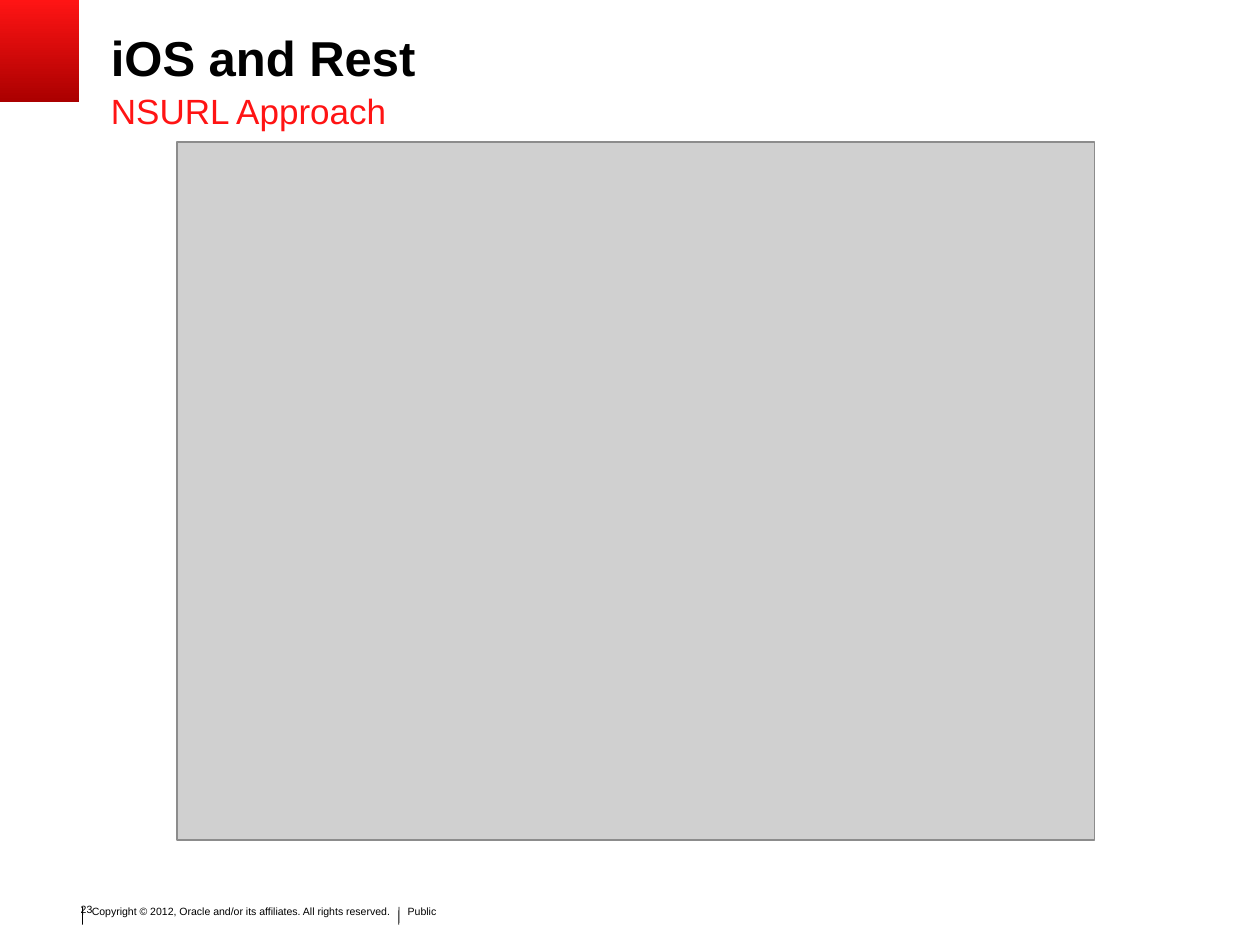
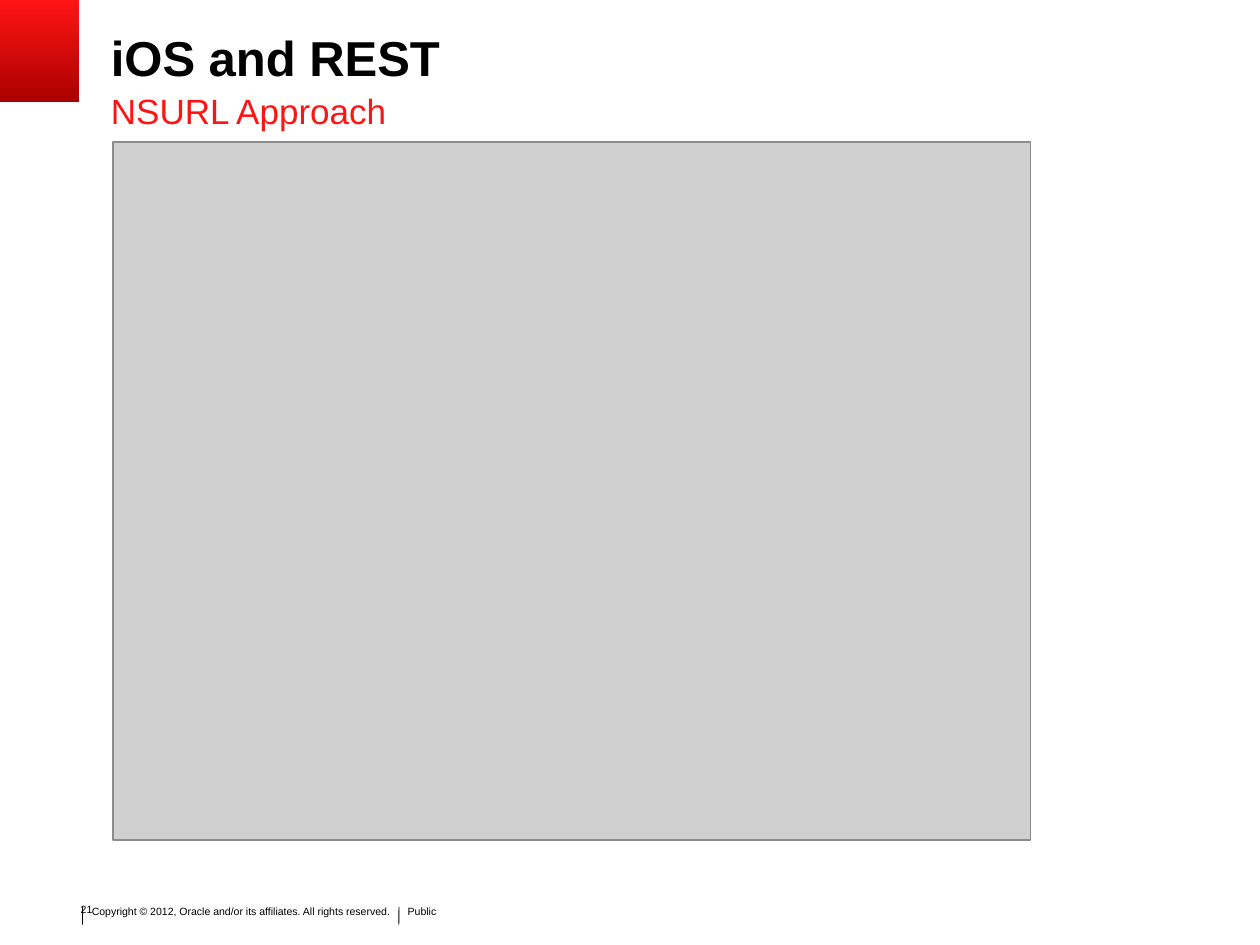
Before and after one commit to SoryBalde/javaee-mobile, a slide deck: slide 21 of javaee_mobile.ppt (slide 23 before the commit). Drawn at 1260x945 pixels with LibreOffice and Linux fonts; fonts in the diff are those of the drawing; grey boxes stand for pictures; background and template pictures are left out. Boxes give left, top, right and bottom in pixels: in the first picture for what was removed or moved away, otherwise in the second. Text is boxed around its words. In the diff, an @@ line names an element or a change of style, - is before the commit and + after.

```diff
--- a/javaee_mobile.ppt
+++ b/javaee_mobile.ppt
@@ title at <box>111,40,440,77</box>: text changed @@
-iOS and Rest
+iOS and REST
@@ picture: place and size @@
-picture at <box>176,142,1094,840</box>
+picture at <box>113,142,1031,840</box>
@@ page number at <box>81,905,93,916</box>: text changed @@
-23
+21
```
Also in this commit, not shown: 31 other slides changed, 6 slides added, 6 slides removed.
